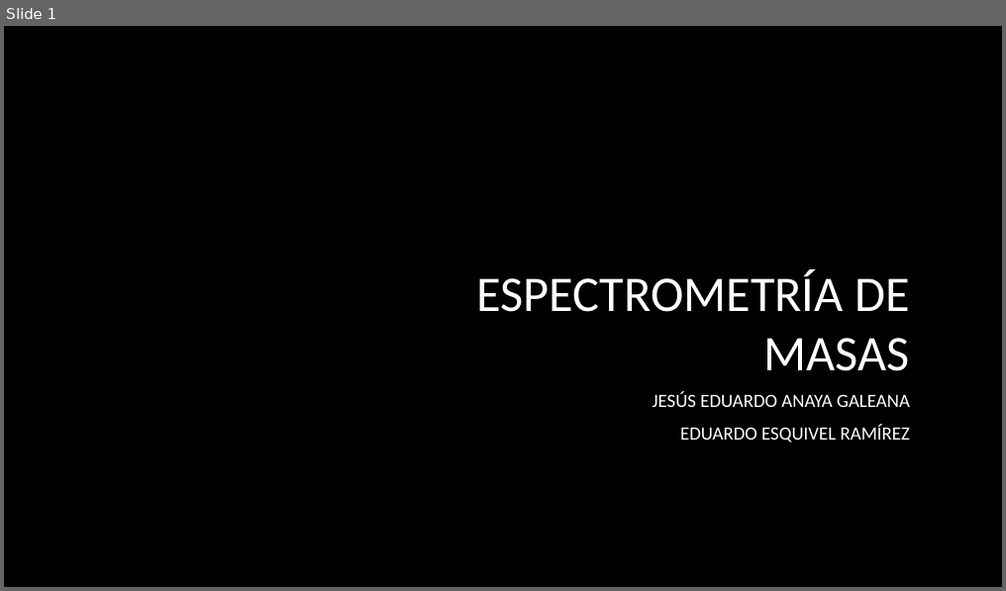
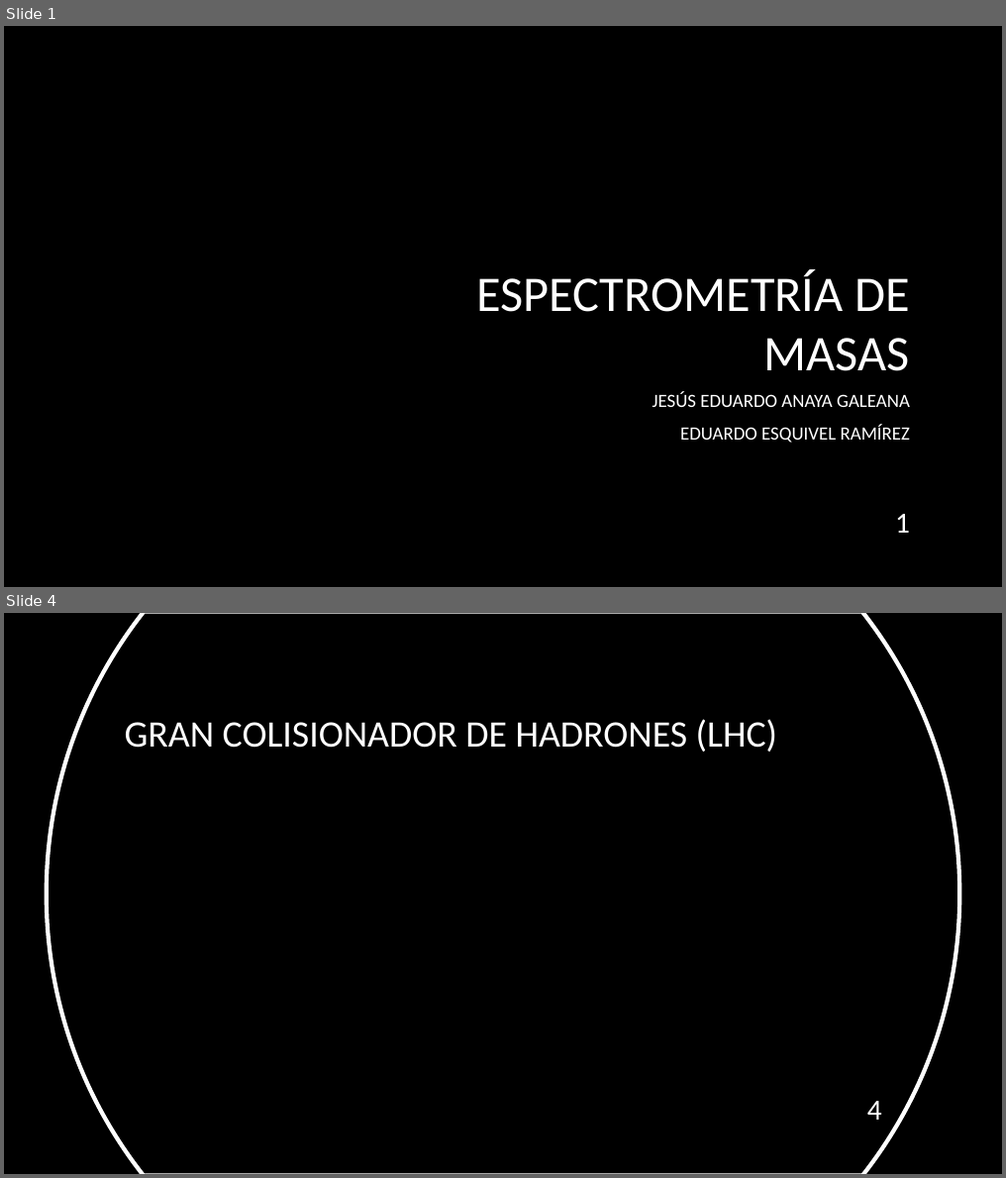
Before and after one commit to EduardoEsquivel/Ciencias, a slide deck: 9no Semestre/Laboratorio de Física Contemporánea 2/Practica 2/Espectrometría de masas.pptx. Shown one above the other, each under a label of ours: slide 1 before the commit, slides 1 and 4 after it; the slides between them are not shown. The pictures are 1006x591 and 1006x1178 pixels, drawn with LibreOffice and Linux fonts; fonts in the diff are those of the drawing; grey boxes stand for pictures; background and template pictures are left out. Boxes give left, top, right and bottom in pixels: in the first picture for what was removed or moved away, otherwise in the second. Text is boxed around its words. In the diff, an @@ line names an element or a change of style, - is before the commit and + after.

```diff
--- a/9no Semestre/Laboratorio de Física Contemporánea 2/Practica 2/Espectrometría de masas.pptx
+++ b/9no Semestre/Laboratorio de Física Contemporánea 2/Practica 2/Espectrometría de masas.pptx
@@ slide 4 added at [4,613,1002,1174], background picture (left out) @@
@@ freeform shape added at [46,613,959,1174], fill #000000 at 60% opacity, outline #FFFFFF 4 pt @@
@@ title added at [125,719,777,752], 36 pt, text #FFFFFF @@
+GRAN COLISIONADOR DE HADRONES (LHC)
@@ page number added at [867,1101,882,1120], 28 pt, text #FFFFFF @@
+4
@@ slide 1 changed as well @@
@@ page number added at [895,514,910,533], 28 pt, text #FFFFFF @@
+1
```
Also in this commit, not shown: 21 other slides added, 1 slide removed, 22 other files.
